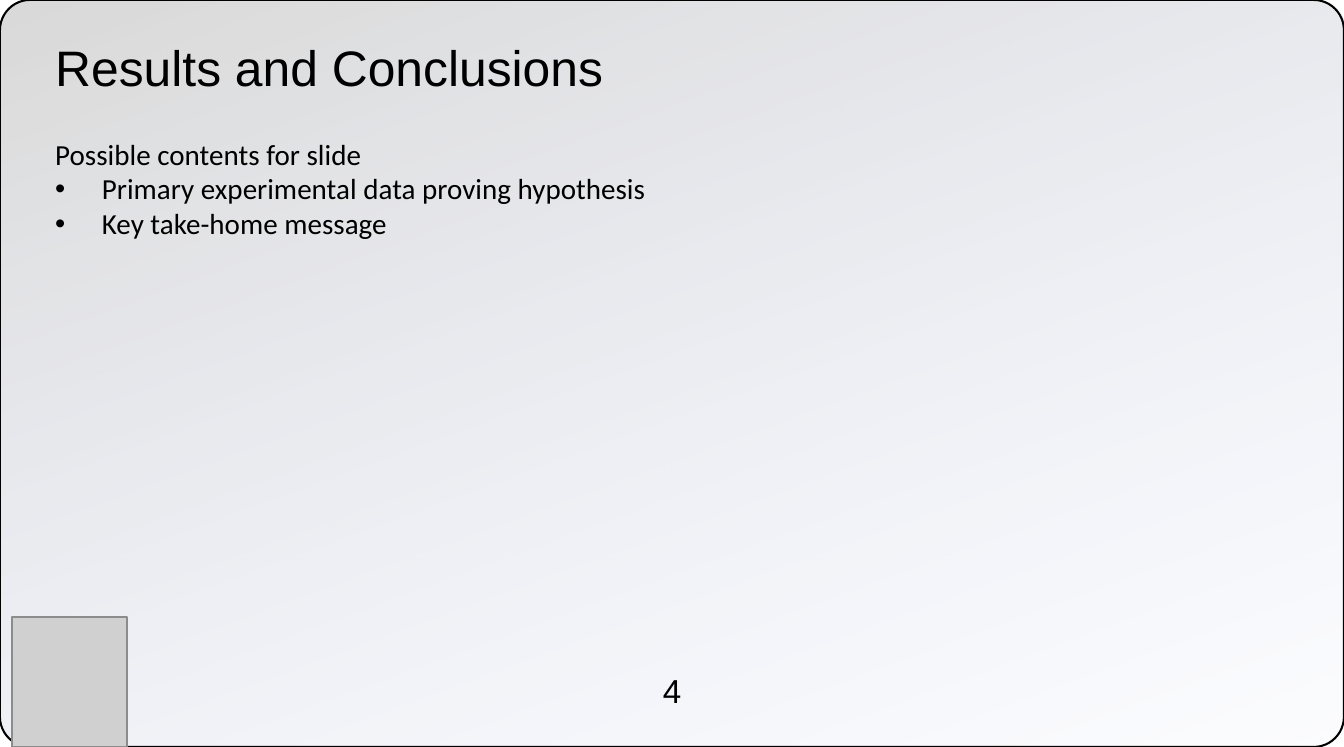
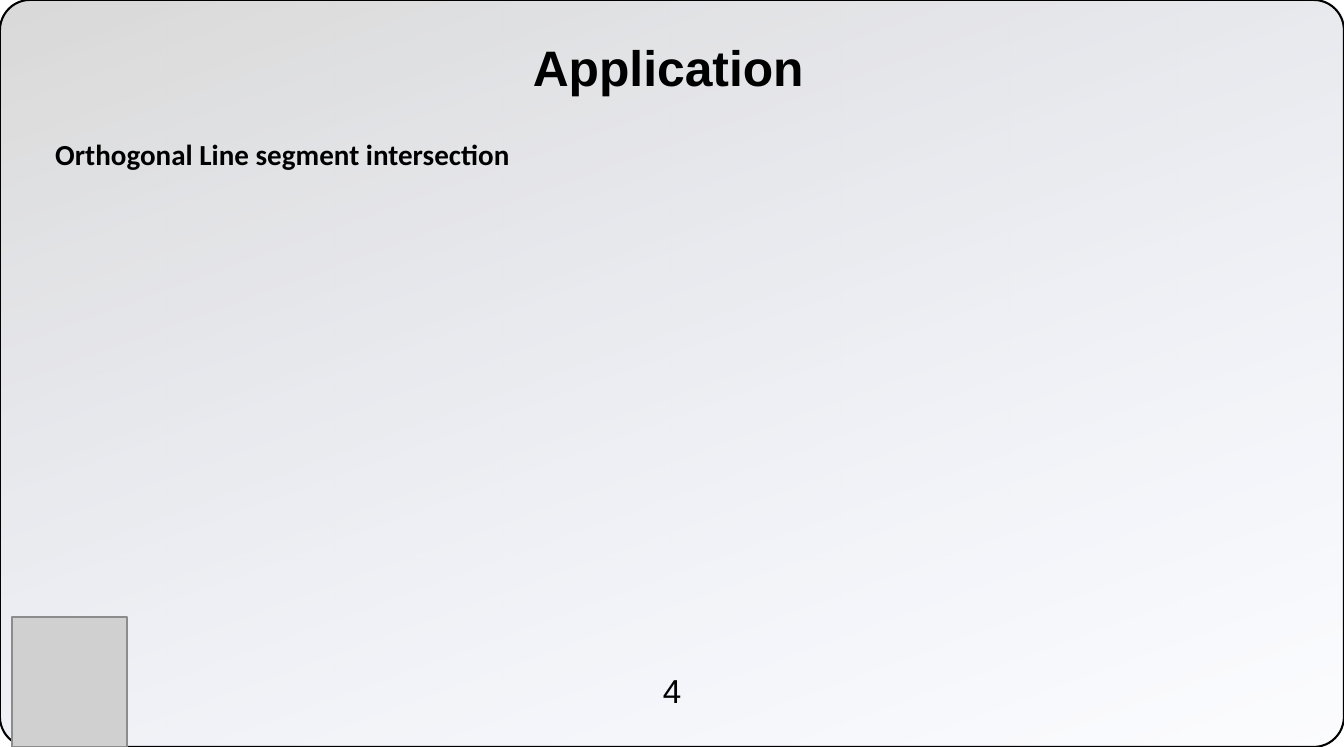
Before and after one commit to m-sabihul-hasan/cs201-s20-final-project-lightning-panthers, a slide deck: slide 4 of Buffer Tree - Poster Presentation.pptx. Drawn at 1344x747 pixels with LibreOffice and Linux fonts; fonts in the diff are those of the drawing; grey boxes stand for pictures; background and template pictures are left out. Boxes give left, top, right and bottom in pixels: in the first picture for what was removed or moved away, otherwise in the second. Text is boxed around its words. In the diff, an @@ line names an element or a change of style, - is before the commit and + after.

```diff
--- a/Buffer Tree - Poster Presentation.pptx
+++ b/Buffer Tree - Poster Presentation.pptx
@@ text at [533, 50, 804, 96]: text changed; bold on @@
-Results and Conclusions
+Application
@@ text at [55, 144, 509, 170]: text changed; bold on @@
-Possible contents for slide
-• Primary experimental data proving hypothesis
-• Key take-home message
+Orthogonal Line segment intersection
```
Also in this commit, not shown: 2 other slides changed.
